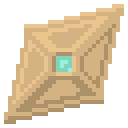
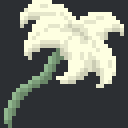
Comparing the layer stacks of the two 128 x 128 images. Changes:
painted on "Background copy" over [4, 0, 124, 128]
showed "Background" over [0, 0, 128, 128]
